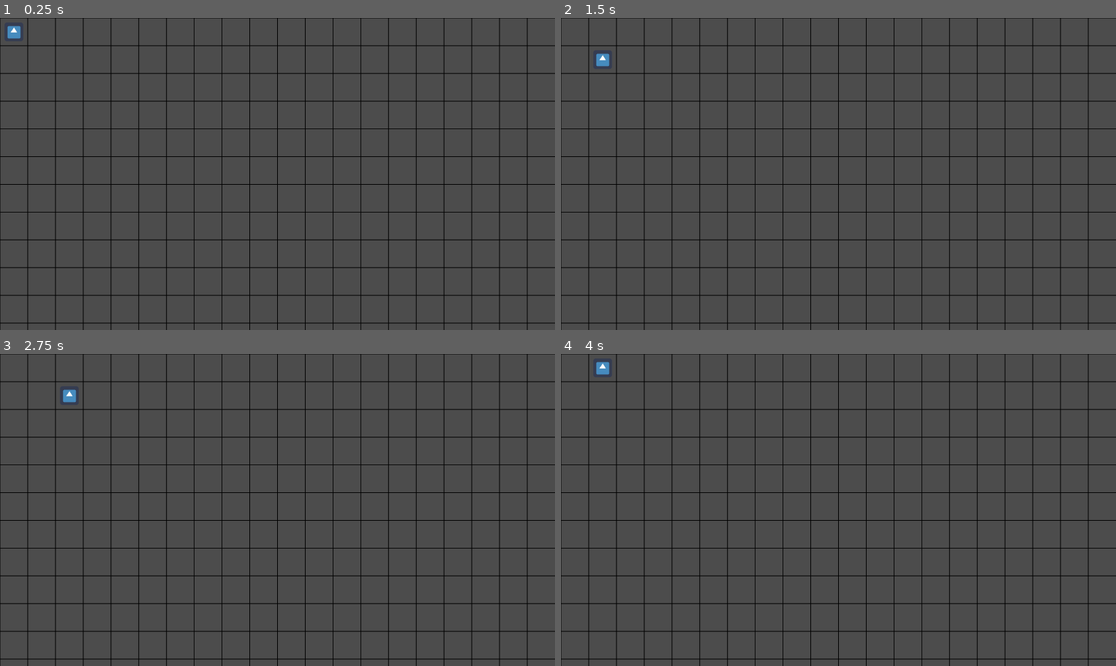
Above: before the commit, frames 1-4 (two rows, left to right).
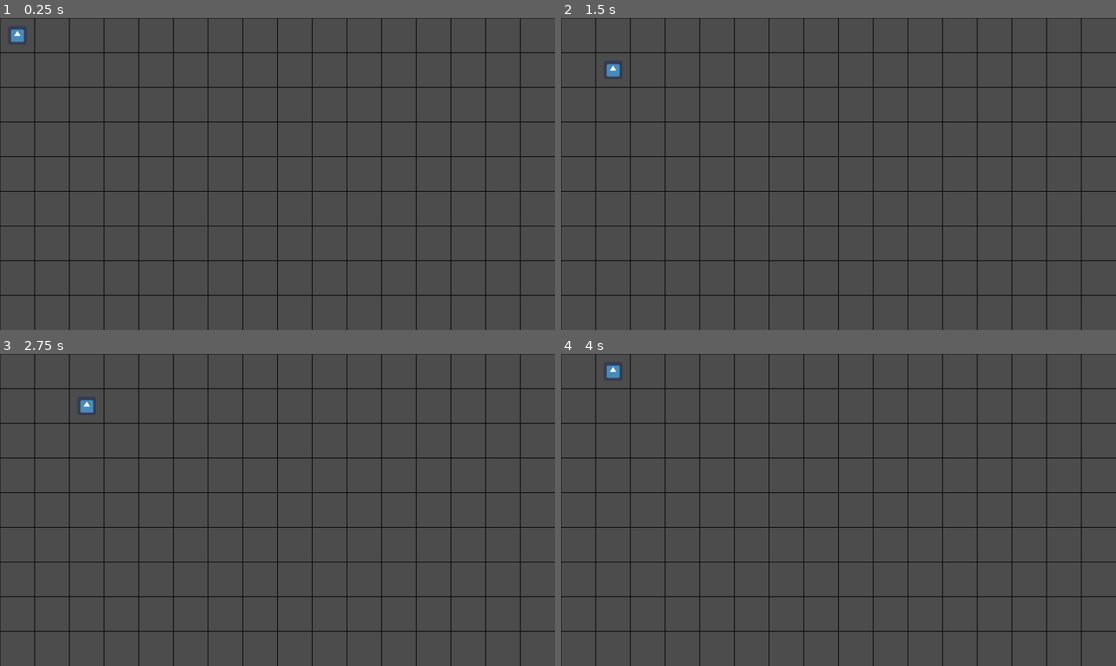
Above: after the commit, the same moments.

Repository: The-Koopalings/Flee_The_Factory
Game: Godot game, scene res://Grid.tscn
Two runs of this game, one before a commit and one after it. Both use one fixed random seed, a clock stepped at 60 frames per second and the inputs below. Before the commit the project has no main scene; this scene is started directly in both runs. The engine's default icon, where the game draws it, is replaced by a stand-in: a white triangle on a blue panel in a dark square.
Inputs:
- Up to frame 1 (0.25 s): no input
- Up to frame 2 (1.5 s): tap Enter at 0.5 s; hold Right (ui_right) 0.53-1.28 s; tap Space at 1.25 s; hold Down (ui_down) from 1.28 s (still down)
- Up to frame 3 (2.75 s): tap Enter at 2 s; release Down (ui_down) at 2.03 s; hold Right (ui_right) from 2.03 s (still down)
- Up to frame 4 (4 s): tap Space at 2.75 s; release Right (ui_right) at 2.78 s; hold Up (ui_up) 2.78-3.53 s; tap Enter at 3.5 s; hold Left (ui_left) from 3.53 s (still down)

The runs differ from the first frame. In frame 1, 8.8% of the frame differs, in the area x 0-100%, y 0-100%; in frame 2, 8.8%; in frame 3, 8.8%; in frame 4, 8.8%.

Commit message:
clamped position to screen and removed hardcoding

Diff:
--- a/Grid.gd
+++ b/Grid.gd
@@ -1,13 +1,13 @@
 extends Area2D
 
 # TODO: how to export tile_size to use in Robot child node?
-var tile_size = 96
-var window_x = 1920
-var window_y = 1080
+var tile_size = 120
+var grid_x = 1920
+var grid_y = 1080
 
 # Draw for now, use sprites later
 func _draw():
-	for x in range(0, window_x, tile_size):
-		draw_line(Vector2(x, 0), Vector2(x, window_y), Color8(0, 0, 0), 2)
-	for y in range(0, window_y, tile_size):
-		draw_line(Vector2(0, y), Vector2(window_x, y), Color8(0, 0, 0), 2)
+	for x in range(0, grid_x, tile_size):
+		draw_line(Vector2(x, 0), Vector2(x, grid_y), Color8(0, 0, 0), 2)
+	for y in range(0, grid_y, tile_size):
+		draw_line(Vector2(0, y), Vector2(grid_x, y), Color8(0, 0, 0), 2)
--- a/Robot.gd
+++ b/Robot.gd
@@ -1,6 +1,9 @@
 extends Area2D
 
-var tile_size = 96
+onready var grid = get_node("/root/Grid")
+onready var tile_size = grid.tile_size
+onready var grid_x = grid.grid_x
+onready var grid_y = grid.grid_y
 
 # Map input action names to the appropriate vectors
 # For now, use arrow keys as input
@@ -21,3 +24,7 @@
 # Change position based on movement direction
 func move(dir):
 	position += inputs[dir] * tile_size
+
+	# Clamp position to window
+	position.x = clamp(position.x, tile_size/2, grid_x - tile_size/2)
+	position.y = clamp(position.y, tile_size/2, grid_y - tile_size/2)
--- a/project.godot
+++ b/project.godot
@@ -11,6 +11,7 @@
 [application]
 
 config/name="Flee The Factory"
+run/main_scene="res://Grid.tscn"
 config/icon="res://icon.png"
 
 [display]
